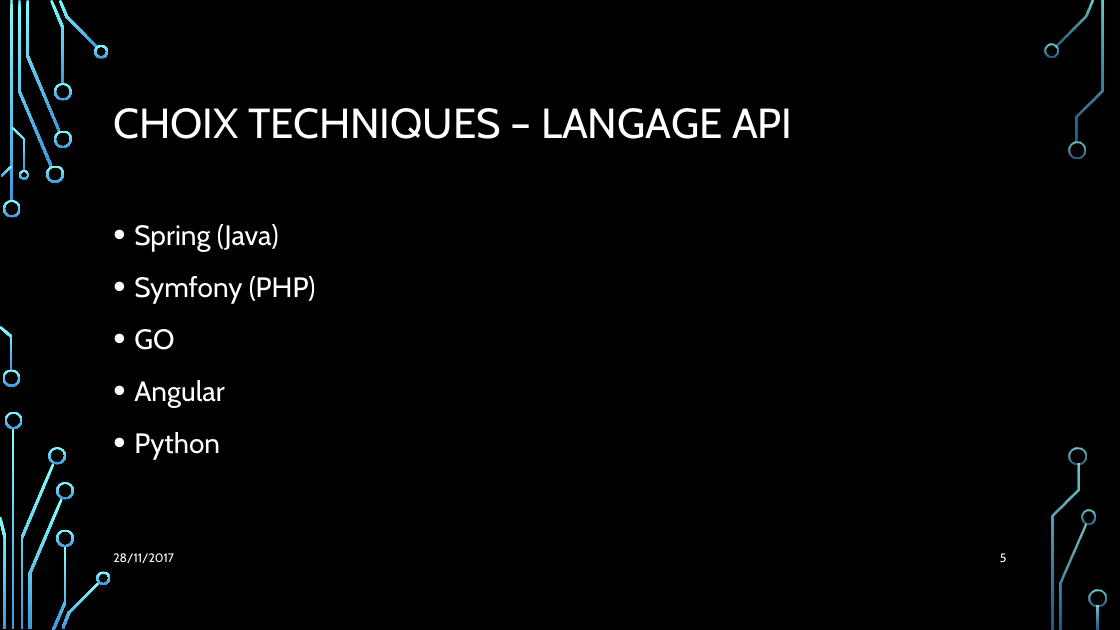
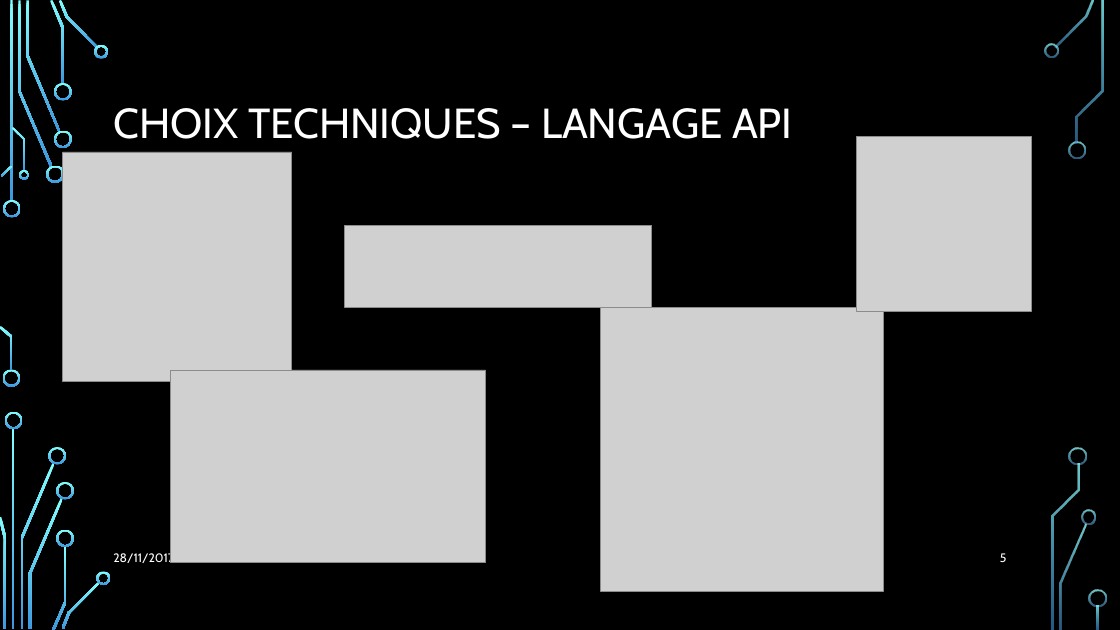
Before and after one commit to Julienbtn/cloud-project-equipe-7, a slide deck: slide 5 of Presentation Cloud.pptx. Drawn at 1120x630 pixels with LibreOffice and Linux fonts; fonts in the diff are those of the drawing; grey boxes stand for pictures; background and template pictures are left out. Boxes give left, top, right and bottom in pixels: in the first picture for what was removed or moved away, otherwise in the second. Text is boxed around its words. In the diff, an @@ line names an element or a change of style, - is before the commit and + after.

```diff
--- a/Presentation Cloud.pptx
+++ b/Presentation Cloud.pptx
@@ picture added at bbox=[857, 136, 1032, 311] @@
@@ picture added at bbox=[62, 152, 292, 381] @@
@@ text removed at bbox=[134, 224, 316, 460] @@
-• Spring (Java)
-• Symfony (PHP)
-• GO
-• Angular
-• Python
@@ picture added at bbox=[344, 225, 651, 308] @@
@@ picture added at bbox=[601, 308, 884, 591] @@
@@ picture added at bbox=[171, 370, 486, 562] @@
```
Also in this commit, not shown: 10 other slides changed.
